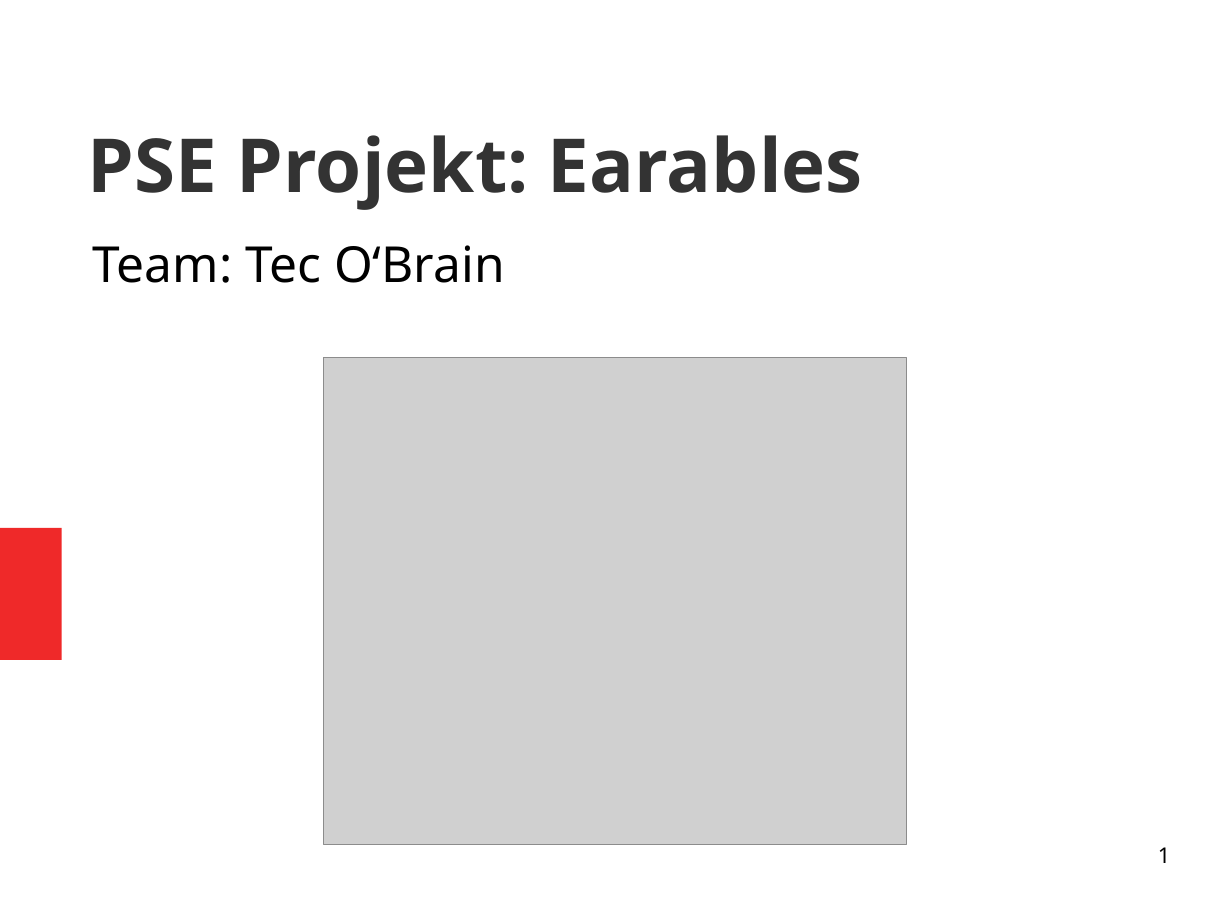
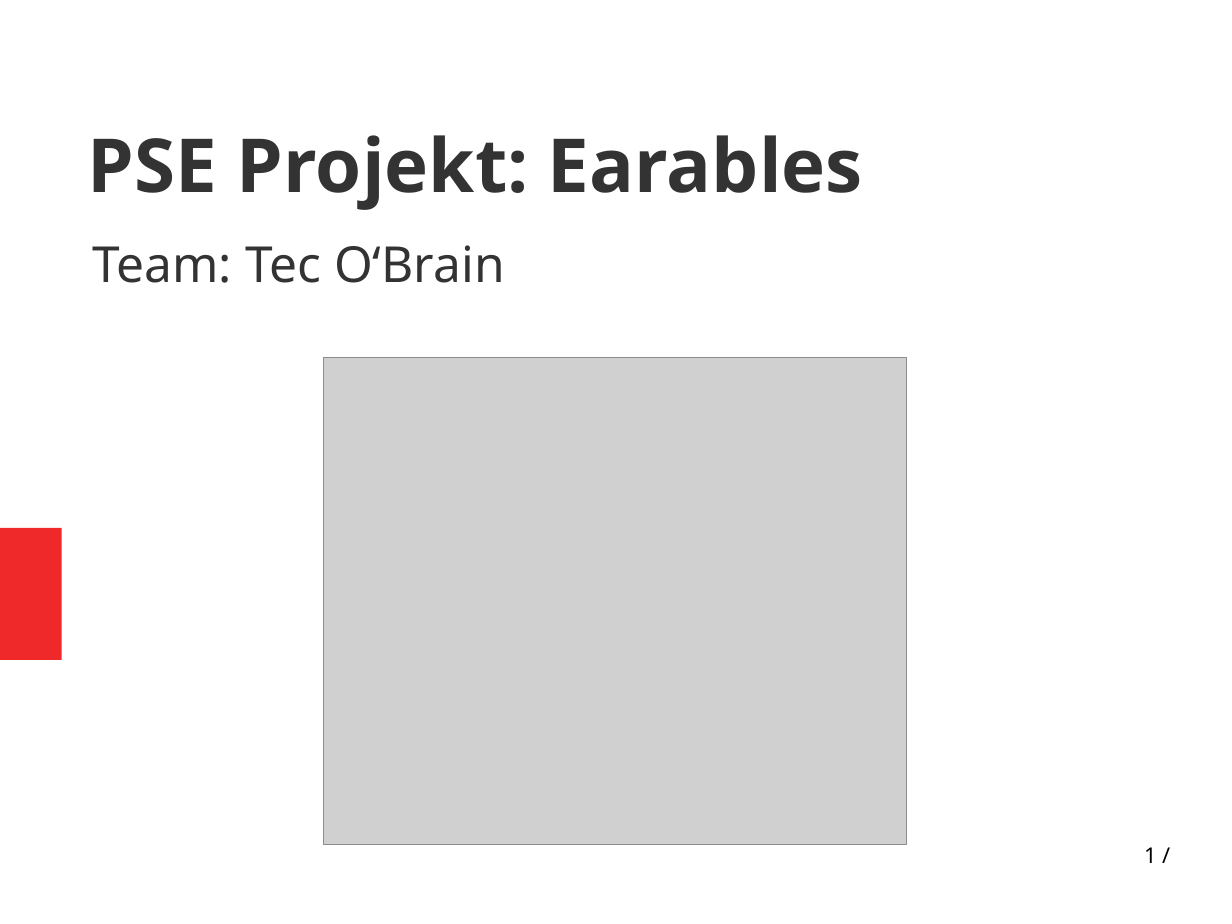
Before and after one commit to vlle1/dokumente-earablesKIT, a slide deck: slide 1 of Abschlusspräsi/Abschlusspräsi.odp. Drawn at 1232x924 pixels with LibreOffice and Linux fonts; fonts in the diff are those of the drawing; grey boxes stand for pictures. Boxes give left, top, right and bottom in pixels: in the first picture for what was removed or moved away, otherwise in the second. Text is boxed around its words. In the diff, an @@ line names an element or a change of style, - is before the commit and + after.

```diff
--- a/Abschlusspräsi/Abschlusspräsi.odp
+++ b/Abschlusspräsi/Abschlusspräsi.odp
@@ subtitle "Team: Tec O‘Brain" at <box>93,245,505,283</box>: text colour #000000 to #333333; more space between paragraphs @@
@@ page number at <box>1144,847,1156,863</box>: text changed @@
-1
+1 /
```
Also in this commit, not shown: 16 other slides changed, 5 slides added, 9 slides removed.
